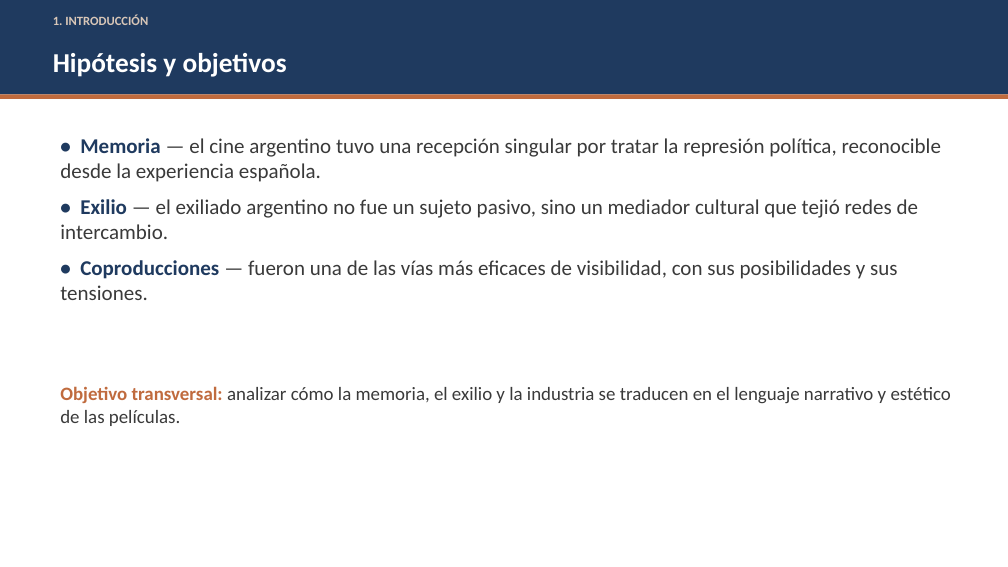
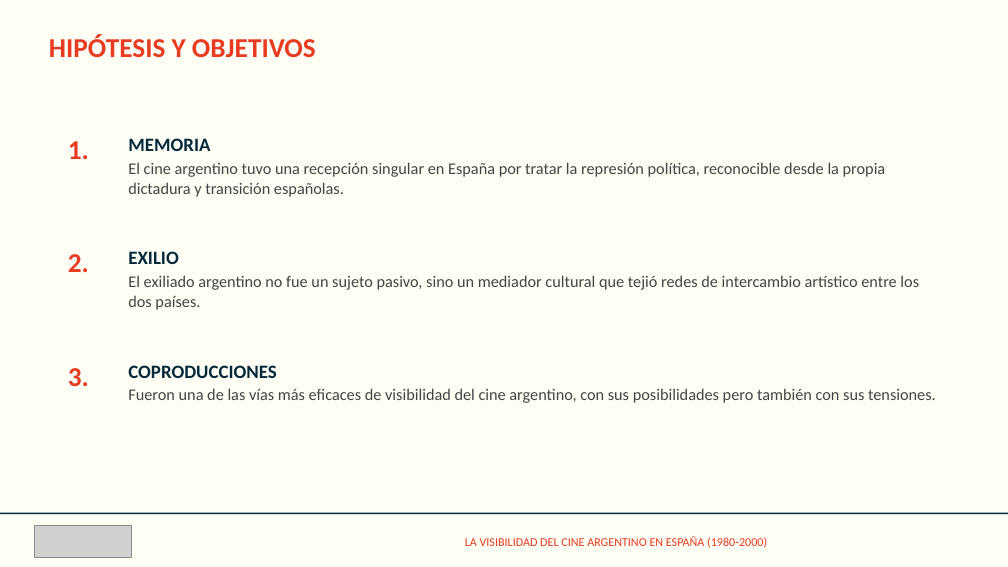
Before and after one commit to facundonicolasvgg/fuentes-TFG, a slide deck: slide 4 of presentacion/Presentacion_TFG.pptx (slide 3 before the commit). Drawn at 1008x567 pixels with LibreOffice and Linux fonts; fonts in the diff are those of the drawing; grey boxes stand for pictures. Boxes give left, top, right and bottom in pixels: in the first picture for what was removed or moved away, otherwise in the second. Text is boxed around its words. In the diff, an @@ line names an element or a change of style, - is before the commit and + after.

```diff
--- a/presentacion/Presentacion_TFG.pptx
+++ b/presentacion/Presentacion_TFG.pptx
@@ rectangle removed at (0, 0, 1008, 95) @@
@@ rectangle added at (0, 0, 1008, 567), fill #FFFEF5 @@
@@ text "HIPÓTESIS Y OBJETIVOS" at (49, 34, 316, 57): vertical alignment middle to top @@
@@ text at (49, 34, 316, 57): text changed; text colour #FFFFFF to #E73C23 @@
-Hipótesis y objetivos
+HIPÓTESIS Y OBJETIVOS
@@ rectangle removed at (0, 95, 1008, 99) @@
@@ text at (68, 141, 89, 159): text changed; size 12 to 26 pt; text colour #D9C7B8 to #E73C23 @@
-1. INTRODUCCIÓN
+1.
@@ text added at (128, 138, 886, 197), 15.5 pt, text #444444 @@
+MEMORIA
+El cine argentino tuvo una recepción singular en España por tratar la represión política, reconocible desde la propia dictadura y transición españolas.
@@ text added at (68, 254, 89, 272), 26 pt, text #E73C23, bold @@
+2.
@@ text at (128, 251, 919, 310): text changed; size 20 to 15.5 pt; text colour #3A3A3A to #444444 @@
-• Memoria — el cine argentino tuvo una recepción singular por tratar la represión política, reconocible desde la experiencia española.
-• Exilio — el exiliado argentino no fue un sujeto pasivo, sino un mediador cultural que tejió redes de intercambio.
-• Coproducciones — fueron una de las vías más eficaces de visibilidad, con sus posibilidades y sus tensiones.
+EXILIO
+El exiliado argentino no fue un sujeto pasivo, sino un mediador cultural que tejió redes de intercambio artístico entre los dos países.
@@ text removed at (60, 386, 951, 426) @@
-Objetivo transversal: analizar cómo la memoria, el exilio y la industria se traducen en el lenguaje narrativo y estético de las películas.
@@ text added at (68, 368, 89, 386), 26 pt, text #E73C23, bold @@
+3.
@@ text added at (128, 365, 936, 403), 15.5 pt, text #444444 @@
+COPRODUCCIONES
+Fueron una de las vías más eficaces de visibilidad del cine argentino, con sus posibilidades pero también con sus tensiones.
@@ rectangle added at (0, 513, 1008, 514), fill #03293B @@
@@ picture added at (34, 526, 132, 557) @@
@@ text added at (465, 536, 767, 548), 11.5 pt, text #E73C23 @@
+LA VISIBILIDAD DEL CINE ARGENTINO EN ESPAÑA (1980-2000)
```
Also in this commit, not shown: 7 other slides changed, 8 slides added, 6 slides removed, 5 other files.
